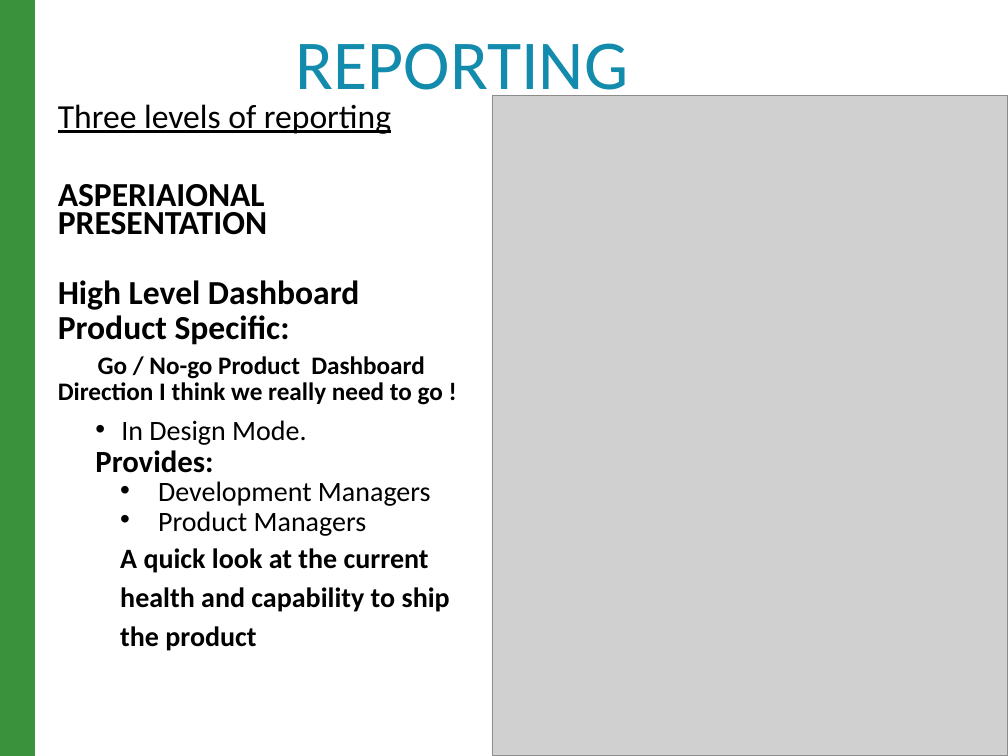
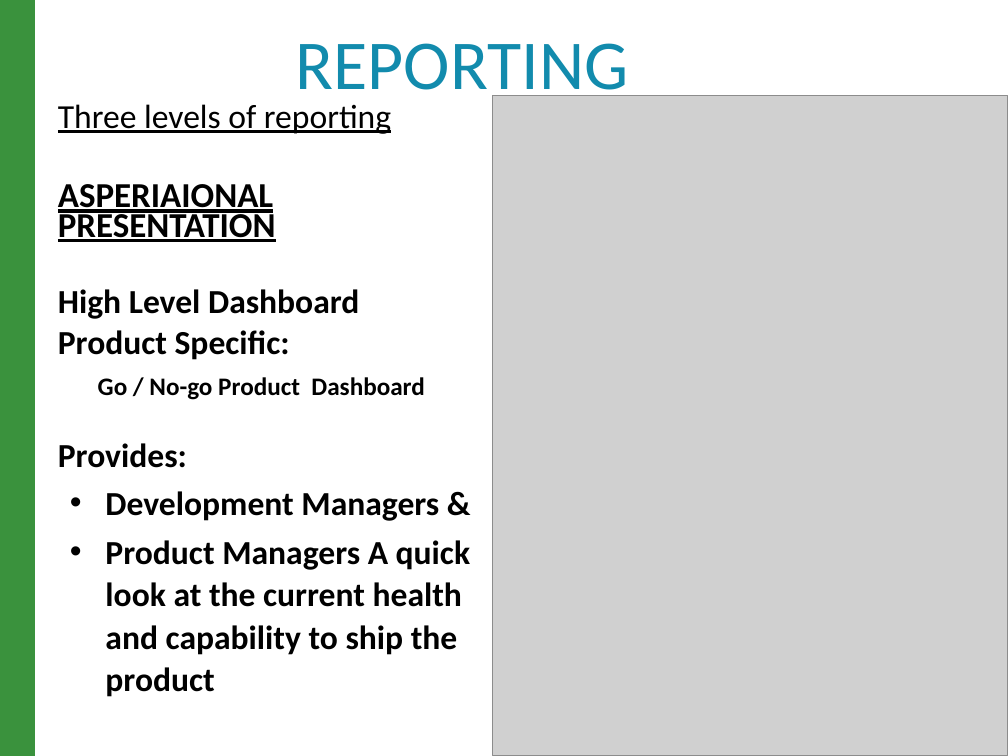
Before and after one commit to raghav9329/mainProf, a slide deck: slide 14 of CurrentWork_Delta/CX_StrategyPowerPoint.pptx. Drawn at 1008x756 pixels with LibreOffice and Linux fonts; fonts in the diff are those of the drawing; grey boxes stand for pictures. Boxes give left, top, right and bottom in pixels: in the first picture for what was removed or moved away, otherwise in the second. Text is boxed around its words. In the diff, an @@ line names an element or a change of style, - is before the commit and + after.

```diff
--- a/CurrentWork_Delta/CX_StrategyPowerPoint.pptx
+++ b/CurrentWork_Delta/CX_StrategyPowerPoint.pptx
@@ text at box(58, 184, 424, 468): size 24 to 25 pt, underline on in "ASPERIAIONAL PRESENTATION"; size 22 to 24 pt in "Provides:"; line spacing 0.7 to 0.85; list level 2 to 1 in "Provides:" @@
@@ text at box(58, 382, 443, 445): paragraphs removed @@
-Direction I think we really need to go !
-  • In Design Mode.
@@ text at box(105, 491, 470, 697): text changed; size 20 to 24 pt @@
-    • Development Managers
-    • Product Managers
-    A quick look at the current health and capability to ship the product
+• Development Managers &
+• Product Managers A quick look at the current health and capability to ship the product
```
Also in this commit, not shown: 3 other slides changed.
